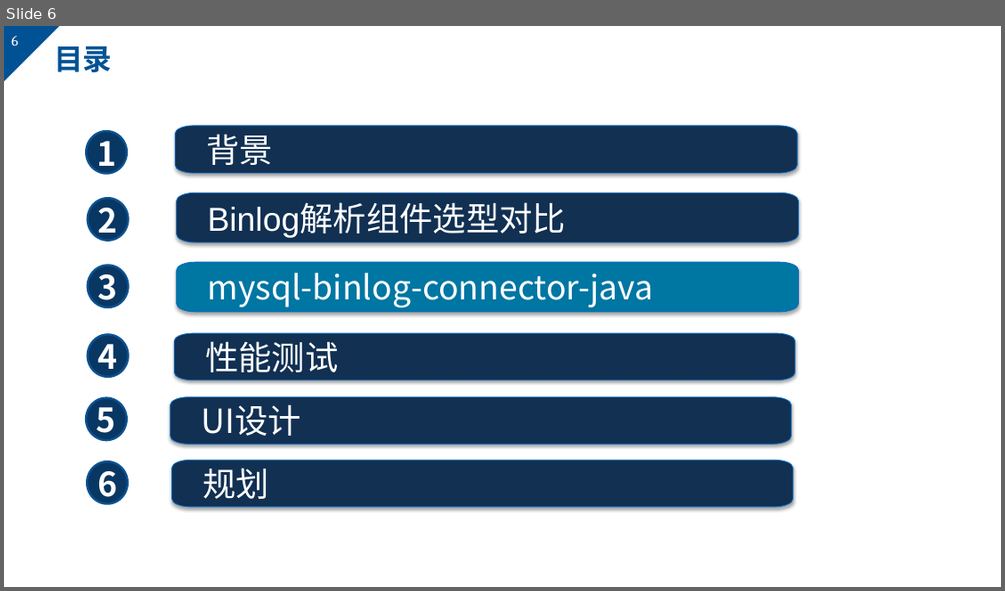
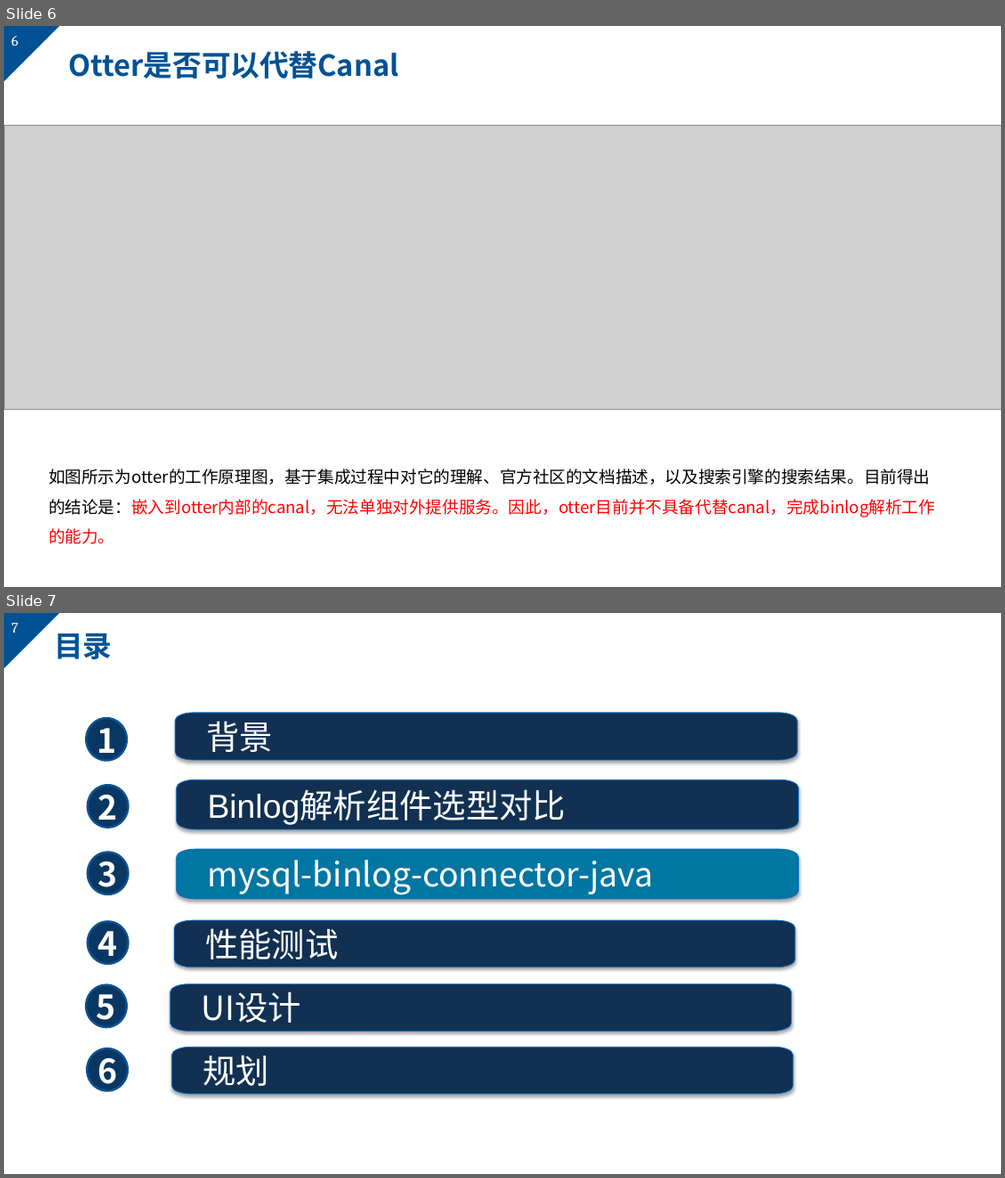
Before and after one commit to markMe1024/coding, a slide deck: MySQL/binlog/后端与UI的webscoket事件机制.pptx. Shown one above the other, each under a label of ours: slide 6 before the commit, slides 6 and 7 after it. The pictures are 1005x591 and 1005x1178 pixels, drawn with LibreOffice and Linux fonts; fonts in the diff are those of the drawing; grey boxes stand for pictures; background and template pictures are left out. Boxes give left, top, right and bottom in pixels: in the first picture for what was removed or moved away, otherwise in the second. Text is boxed around its words. In the diff, an @@ line names an element or a change of style, - is before the commit and + after.

```diff
--- a/MySQL/binlog/后端与UI的webscoket事件机制.pptx
+++ b/MySQL/binlog/后端与UI的webscoket事件机制.pptx
@@ slide 6 added at box(4, 26, 1001, 587), background #FFFFFF; not listed: 2 template elements that a slide beside it also shows @@
@@ title added at box(68, 51, 398, 79), 28 pt, text #005295, bold @@
+Otter是否可以代替Canal
@@ picture added at box(4, 126, 1001, 410) @@
@@ text added at box(48, 468, 935, 544), 16 pt, text #FF0000 @@
+如图所示为otter的工作原理图，基于集成过程中对它的理解、官方社区的文档描述，以及搜索引擎的搜索结果。目前得出的结论是：嵌入到otter内部的canal，无法单独对外提供服务。因此，otter目前并不具备代替canal，完成binlog解析工作的能力。
@@ what was slide 6 is now slide 7 @@
@@ page number at box(11, 623, 18, 633): text changed @@
-6
+7
```
Also in this commit, not shown: 2 slides changed, 2 other slides added, 2 slides removed, 1 other file.
